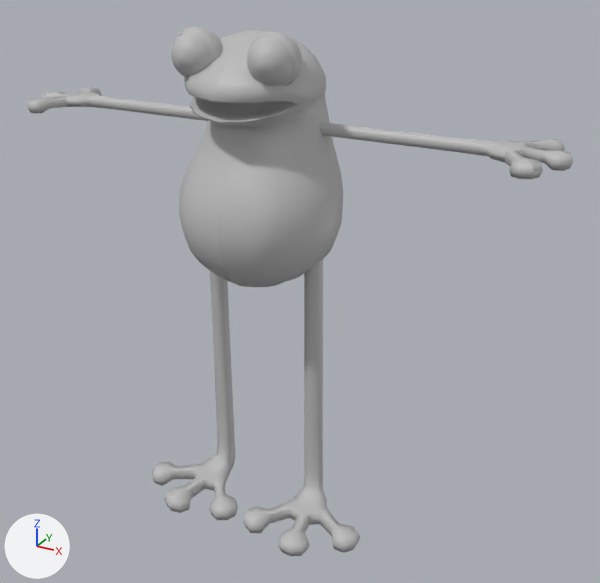
Renders of the FBX model Geometry/Frogger_01.fbx from each side of a commit.
The view is the same before and after, from a 50 mm camera at (0.417, -0.683, 0.595) aimed at (0.037, 0.007, 0.25). The lights are fixed; the arrows at lower left show +X, +Y and +Z. Where no turn or scale is listed for an object, it has been applied to the vertices.

Names of what the first picture shows: 'arm_m', 'body_m', 'eyeball_m', 'eyelid_m', 'jambe_m'.
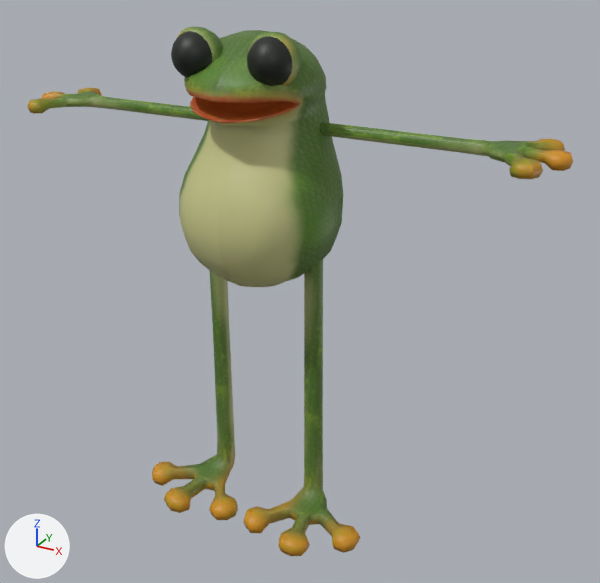
What differs and where, as boxes (x1, y1, x2, y2) in the pictures (600 x 583 px):
'body_m', recoloured
    both: (179, 30, 343, 287)
'jambe_m', recoloured (grey to green)
    both: (152, 260, 360, 556)
'arm_m', recoloured (grey to green)
    both: (27, 87, 573, 179)
'eyeball_m', recoloured (grey to black)
    both: (171, 31, 292, 86)
'eyelid_m', recoloured (grey to green)
    both: (176, 26, 302, 86)

Patch to the scene script:
```diff
--- a/Geometry/Frogger_01.fbx.py
+++ b/Geometry/Frogger_01.fbx.py
@@ img_frogger_01_albedo_tga @@
+img_frogger_01_albedo_tga = load_image('Frogger_01_albedo.tga', '../Textures/Frogger_01_albedo.tga', 512, 512, 'sRGB')
@@ mat_frogger_01_mat @@
+mat_frogger_01_mat = principled_material('Frogger_01_mat')
+mat_frogger_01_mat.texture = img_frogger_01_albedo_tga
@@ me_mesh_004 @@
 me_mesh_004.from_pydata(...)  # 481 vertices, 478 faces; spans x -0.083..0.083, y -0.073..0.073, z -0.124..0.124
-me_mesh_004.materials.append(mat_lambert1)  # grey #bcbcbc
+me_mesh_004.materials.append(mat_frogger_01_mat)  # picture img_frogger_01_albedo_tga
@@ me_mesh_002 @@
 me_mesh_002.from_pydata(...)  # 604 vertices, 640 faces; spans x -0.0621..0.0621, y -0.0219..0.0219, z -0.0218..0.0218
-me_mesh_002.materials.append(mat_lambert1)  # grey #bcbcbc
+me_mesh_002.materials.append(mat_frogger_01_mat)  # picture img_frogger_01_albedo_tga
@@ me_mesh_001 @@
 me_mesh_001.from_pydata(...)  # 522 vertices, 546 faces; spans x -0.133..0.133, y -0.05..0.05, z -0.154..0.154
-me_mesh_001.materials.append(mat_lambert1)  # grey #bcbcbc
+me_mesh_001.materials.append(mat_frogger_01_mat)  # picture img_frogger_01_albedo_tga
@@ me_mesh_003 @@
 me_mesh_003.from_pydata(...)  # 322 vertices, 320 faces; spans x -0.065..0.065, y -0.0169..0.0169, z -0.0247..0.0247
-me_mesh_003.materials.append(mat_lambert1)  # grey #bcbcbc
+me_mesh_003.materials.append(mat_frogger_01_mat)  # picture img_frogger_01_albedo_tga
@@ me_mesh @@
 me_mesh.from_pydata(...)  # 514 vertices, 520 faces; spans x -0.291..0.291, y -0.053..0.053, z -0.009..0.009
-me_mesh.materials.append(mat_lambert1)  # grey #bcbcbc
+me_mesh.materials.append(mat_frogger_01_mat)  # picture img_frogger_01_albedo_tga
```
